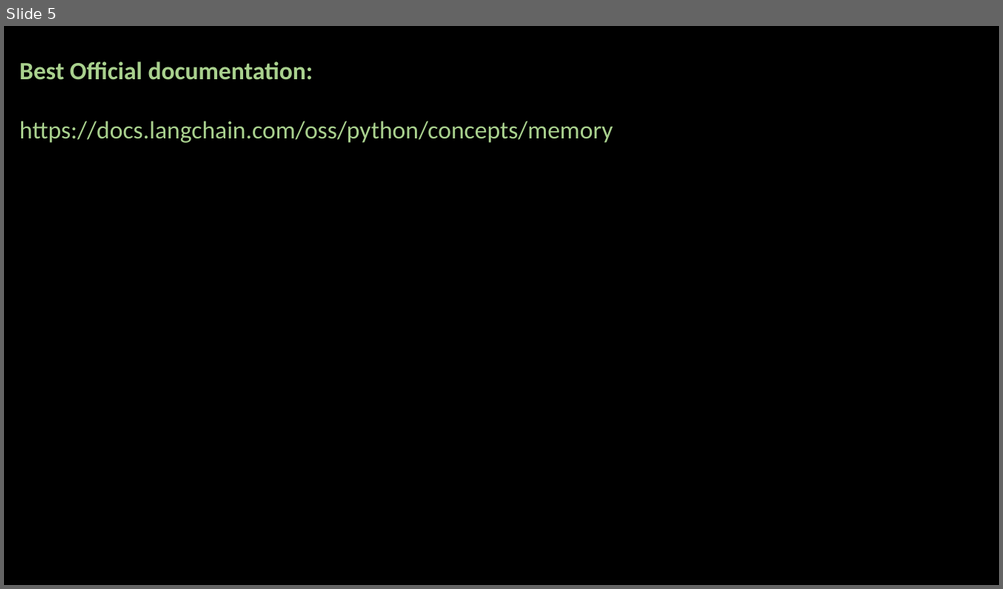
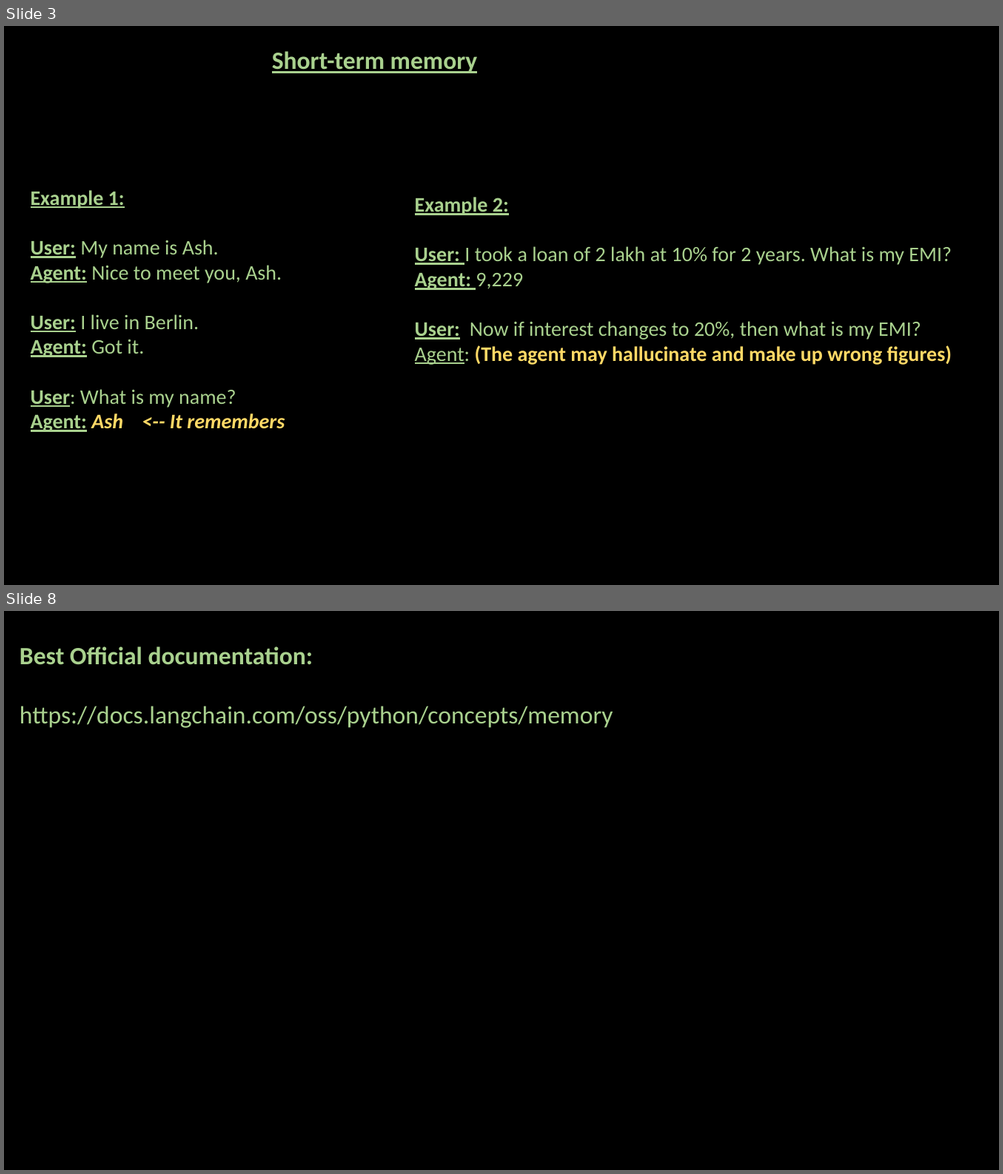
Before and after one commit to ash322ash422/youtube, a slide deck: AgenticAI/2-Core-Concepts/4_memory_in_agents.pptx. Shown one above the other, each under a label of ours: slide 5 before the commit, slides 3 and 8 after it; the slides between them are not shown. The pictures are 1003x589 and 1003x1174 pixels, drawn with LibreOffice and Linux fonts; fonts in the diff are those of the drawing; background and template pictures are left out. Boxes give left, top, right and bottom in pixels: in the first picture for what was removed or moved away, otherwise in the second. Text is boxed around its words. In the diff, an @@ line names an element or a change of style, - is before the commit and + after.

```diff
--- a/AgenticAI/2-Core-Concepts/4_memory_in_agents.pptx
+++ b/AgenticAI/2-Core-Concepts/4_memory_in_agents.pptx
@@ slide 3 added at [4,26,999,585], background #000000 @@
@@ text added at [272,51,478,73], 24 pt, text #A9D18E, bold, underline @@
+Short-term memory
@@ text added at [31,190,284,432], 20 pt, text #A9D18E @@
+Example 1:
+User: My name is Ash.
+Agent: Nice to meet you, Ash.
+User: I live in Berlin.
+Agent: Got it.
+User: What is my name?
+Agent: Ash <-- It remembers
@@ text added at [415,197,952,365], 20 pt, text #A9D18E @@
+Example 2:
+User: I took a loan of 2 lakh at 10% for 2 years. What is my EMI?
+Agent: 9,229
+User: Now if interest changes to 20%, then what is my EMI?
+Agent: (The agent may hallucinate and make up wrong figures)
@@ what was slide 5 is now slide 8 @@
```
Also in this commit, not shown: 2 slides changed, 3 other slides added, 1 slide removed, 27 other files.
